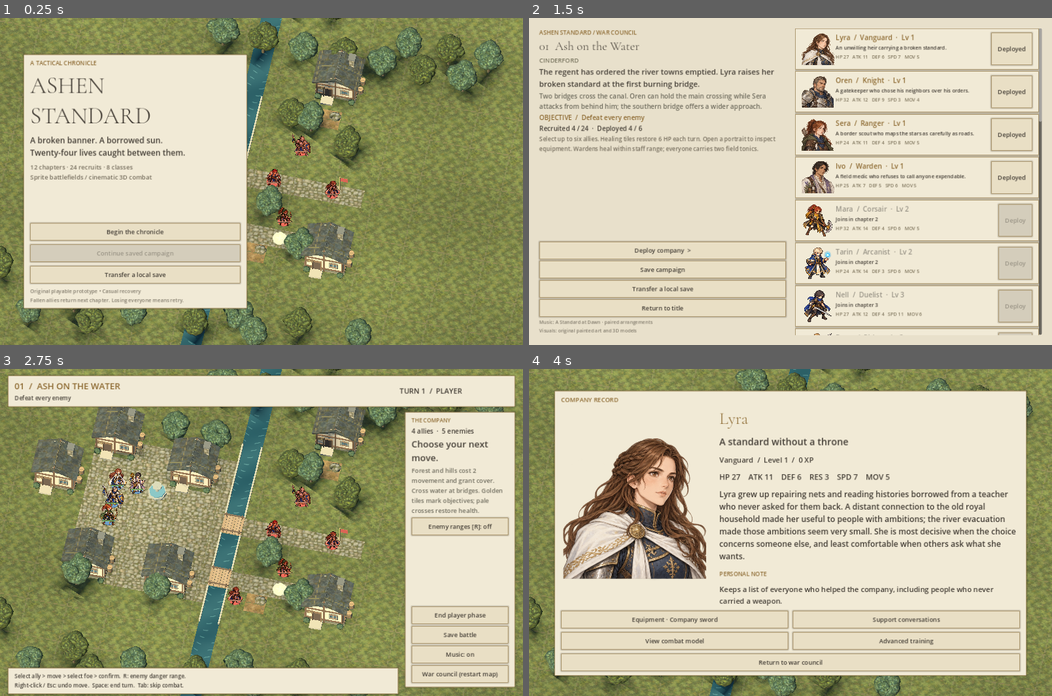
Above: before the commit, frames 1-4 (two rows, left to right).
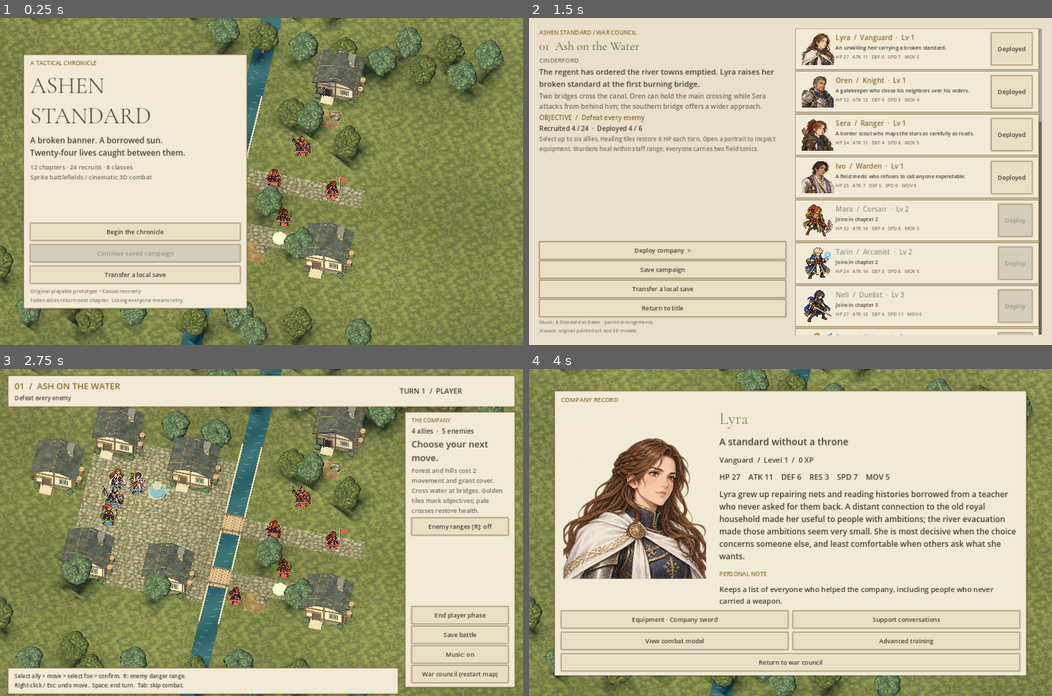
Above: after the commit, the same moments.

Repository: alexrao2000/Poem
Game: Godot game, scene res://main.tscn
Two runs of this game, one before a commit and one after it. Both use one fixed random seed, a clock stepped at 60 frames per second and the inputs below.
Inputs (mouse positions are in pixels of both pictures, inside the frame that each line leads up to):
- Up to frame 1 (0.25 s): no input
- Up to frame 2 (1.5 s): click "Begin the chronicle" at 0.5 s; click "Skip scene" at 1.25 s
- Up to frame 3 (2.75 s): click "Deploy company >" at 2 s
- Up to frame 4 (4 s): click "War council (restart map)" at 2.75 s; click (816, 398) at 3.52 s

The runs differ from the first frame. In frame 1, less than 0.1% of the frame differs, in the area x 5-95%, y 0-100%; in frame 2, nothing differs; in frame 3, less than 0.1%; in frame 4, less than 0.1%.

Commit message:
Batch static scenery by material and spatial region

Diff:
--- a/scripts/scenery.gd
+++ b/scripts/scenery.gd
@@ -1,6 +1,8 @@
 extends RefCounted
 # Shared landscape construction for the tactical board and battle stage.
 var materials: Dictionary = {}
+var batching_enabled=true
+var batcher=preload("res://scripts/static_batch.gd").new()
 var atlas: Texture2D
 var environment_atlas: Texture2D
 
@@ -196,6 +198,8 @@
  elif theme in ["harbor","aqueduct"]:
   var sea=PlaneMesh.new();sea.size=Vector2(55,35)
   mesh(parent,sea,Vector3(7,-.12,26),Vector3.ONE,water_material())
+
+ if batching_enabled:batcher.combine(parent)
 
 func landmark(parent,p,kind):
  var stone=Color("969b91");var gold=Color("bba16b")
@@ -300,6 +304,7 @@
    var shape=SphereMesh.new();shape.radius=1.2;shape.height=2.4
    var glow=material(Color("ffe3a0")).duplicate();glow.shading_mode=BaseMaterial3D.SHADING_MODE_UNSHADED
    mesh(parent,shape,center+Vector3(0,4,-12),Vector3.ONE,glow)
+ if batching_enabled:batcher.combine(parent)
  return theme
 
 func barrel(parent,p,scale_value=1.0):
--- /dev/null
+++ b/scripts/static_batch.gd
@@ -0,0 +1,56 @@
+extends RefCounted
+# Bake only explicitly static scenery. Keep small spatial groups for culling.
+const CHUNK_SIZE=8.0
+
+func combine(root: Node3D) -> Dictionary:
+ var sources=[];collect(root,Transform3D.IDENTITY,sources)
+ var groups={};var merged_sources=0;var vertices=0
+ for source in sources:
+  var node=source.node;var shape=node.mesh;var transform=source.transform
+  if transform.basis.determinant()<=0 or shape.get_surface_count()!=1:continue
+  if shape is ArrayMesh:
+   if shape.get_blend_shape_count()>0 or shape.surface_get_primitive_type(0)!=Mesh.PRIMITIVE_TRIANGLES:continue
+  elif not shape is PrimitiveMesh or shape is PointMesh:continue
+  var arrays=shape.surface_get_arrays(0).duplicate(true);var format=0
+  for i in range(arrays.size()):
+   if arrays[i]!=null and arrays[i].size()>0:format|=1<<i
+  var material=node.material_override if node.material_override!=null else node.get_active_material(0)
+  if material==null:continue
+  var chunk=Vector2i(floori(transform.origin.x/CHUNK_SIZE),floori(transform.origin.z/CHUNK_SIZE))
+  var key="%d:%d:%d:%d:%d:%d"%[material.get_instance_id(),format,chunk.x,chunk.y,node.cast_shadow,node.layers]
+  if not groups.has(key):
+   var surface=SurfaceTool.new();surface.begin(Mesh.PRIMITIVE_TRIANGLES);surface.set_material(material)
+   groups[key]={"surface":surface,"material":material,"shadow":node.cast_shadow,"layers":node.layers}
+  var points=arrays[Mesh.ARRAY_VERTEX]
+  for i in range(points.size()):points[i]=transform*points[i]
+  arrays[Mesh.ARRAY_VERTEX]=points;vertices+=points.size()
+  # SurfaceTool.append_from applies the forward basis to normals. Bake the
+  # inverse transpose explicitly so stretched foliage keeps correct lighting.
+  if arrays[Mesh.ARRAY_NORMAL]!=null:
+   var normals=arrays[Mesh.ARRAY_NORMAL];var normal_basis=transform.basis.inverse().transposed()
+   for i in range(normals.size()):normals[i]=(normal_basis*normals[i]).normalized()
+   arrays[Mesh.ARRAY_NORMAL]=normals
+  if arrays[Mesh.ARRAY_TANGENT]!=null:
+   var tangents=arrays[Mesh.ARRAY_TANGENT]
+   for i in range(0,tangents.size(),4):
+    var tangent=(transform.basis*Vector3(tangents[i],tangents[i+1],tangents[i+2])).normalized()
+    tangents[i]=tangent.x;tangents[i+1]=tangent.y;tangents[i+2]=tangent.z
+   arrays[Mesh.ARRAY_TANGENT]=tangents
+  var baked=ArrayMesh.new();baked.add_surface_from_arrays(Mesh.PRIMITIVE_TRIANGLES,arrays)
+  groups[key].surface.append_from(baked,0,Transform3D.IDENTITY)
+  node.get_parent().remove_child(node);node.queue_free();merged_sources+=1
+ for group in groups.values():
+  var node=MeshInstance3D.new();node.name="StaticScenery";node.mesh=group.surface.commit();node.material_override=group.material
+  node.cast_shadow=group.shadow;node.layers=group.layers;node.set_meta("static_batch",true);root.add_child(node)
+ var result={"sources":merged_sources,"batches":groups.size(),"vertices":vertices}
+ root.set_meta("batch_stats",result)
+ return result
+
+func collect(node: Node3D,transform: Transform3D,result: Array):
+ for child in node.get_children():
+  if not child is Node3D or child.is_queued_for_deletion() or not child.visible:continue
+  if child.get_meta("dynamic",false) or child.get_meta("static_batch",false) or child.get_script()!=null:continue
+  var relative=transform*child.transform
+  if child is MeshInstance3D and child.mesh!=null and child.get_child_count()==0 and child.skin==null:
+   result.append({"node":child,"transform":relative})
+  else:collect(child,relative,result)
--- /dev/null
+++ b/tests/test_batching.gd
@@ -0,0 +1,64 @@
+extends SceneTree
+const Batch=preload("res://scripts/static_batch.gd")
+const Scenery=preload("res://scripts/scenery.gd")
+const Rules=preload("res://scripts/rules.gd")
+func _initialize():call_deferred("run")
+func signature(node: Node3D) -> Dictionary:
+ var batch=Batch.new();var list=[]
+ # Collect baked meshes as well as original geometry for equivalence checks.
+ var queue=[{"node":node,"transform":Transform3D.IDENTITY}]
+ var triangles=0;var vertices=0;var totals=[0.0,0.0,0.0];var uv_totals=[0.0,0.0]
+ while not queue.is_empty():
+  var entry=queue.pop_back()
+  for child in entry.node.get_children():
+   if not child is Node3D or child.is_queued_for_deletion():continue
+   var transform=entry.transform*child.transform
+   if child is MeshInstance3D:
+    for surface in range(child.mesh.get_surface_count()):
+     var arrays=child.mesh.surface_get_arrays(surface);var points=arrays[Mesh.ARRAY_VERTEX]
+     vertices+=points.size()
+     triangles+=(arrays[Mesh.ARRAY_INDEX].size() if arrays[Mesh.ARRAY_INDEX]!=null else points.size())/3
+     for point in points:
+      var transformed=transform*point
+      totals[0]+=float(transformed.x);totals[1]+=float(transformed.y);totals[2]+=float(transformed.z)
+     if arrays[Mesh.ARRAY_TEX_UV]!=null:
+      for uv in arrays[Mesh.ARRAY_TEX_UV]:uv_totals[0]+=float(uv.x);uv_totals[1]+=float(uv.y)
+   queue.append({"node":child,"transform":transform})
+ return {"triangles":triangles,"vertices":vertices,"sum":Vector3(totals[0],totals[1],totals[2]),"uv_sum":Vector2(uv_totals[0],uv_totals[1])}
+func run():
+ var world=Node3D.new();root.add_child(world)
+ var shared=StandardMaterial3D.new();var surface=SurfaceTool.new();surface.begin(Mesh.PRIMITIVE_TRIANGLES)
+ surface.set_normal(Vector3.ONE.normalized());surface.add_vertex(Vector3.ZERO);surface.add_vertex(Vector3.RIGHT);surface.add_vertex(Vector3.UP)
+ var parent=Node3D.new();parent.position=Vector3(3,1,2);world.add_child(parent)
+ var shape=surface.commit()
+ for i in range(2):
+  var mesh=MeshInstance3D.new();mesh.mesh=shape;mesh.material_override=shared;mesh.scale=Vector3(2,3,4);mesh.position.x=i;parent.add_child(mesh)
+ var before=signature(world);var batch=Batch.new();var stats=batch.combine(world);var after=signature(world)
+ assert(stats.sources==2 and stats.batches==1)
+ assert(before.triangles==after.triangles and before.vertices==after.vertices and before.sum.is_equal_approx(after.sum),"Batch preserves geometry and hierarchy transforms")
+ var baked=world.get_children().filter(func(child):return child is MeshInstance3D)[0]
+ var normals=baked.mesh.surface_get_arrays(0)[Mesh.ARRAY_NORMAL]
+ assert(normals[0].distance_to(Vector3(.5,1.0/3,.25).normalized())<.0005,"Nonuniform scales use inverse-transpose normals")
+ assert(baked.material_override==shared,"Material identity preserved")
+ var dynamic=MeshInstance3D.new();dynamic.mesh=BoxMesh.new();dynamic.material_override=shared;dynamic.set_meta("dynamic",true);world.add_child(dynamic)
+ assert(batch.combine(world).sources==0 and is_instance_valid(dynamic) and dynamic.get_parent()==world,"Explicitly dynamic and already-batched meshes are left intact")
+ world.queue_free();await process_frame
+ var scenery=Scenery.new();scenery.batching_enabled=false;var game=Rules.new();var total_sources=0;var total_batches=0
+ for chapter in range(12):
+  game.chapter=chapter;world=Node3D.new();root.add_child(world);scenery.landscape(world,game)
+  before=signature(world);var began=Time.get_ticks_msec();stats=batch.combine(world);var elapsed=Time.get_ticks_msec()-began;after=signature(world)
+  assert(before.vertices==after.vertices and before.triangles==after.triangles,"All chapter geometry is retained")
+  assert(before.sum.distance_to(after.sum)<maxf(1,before.sum.length()*.000001),"Positions preserved within float accumulation error")
+  assert(before.uv_sum.distance_to(after.uv_sum)<maxf(.1,before.uv_sum.length()*.00001),"Texture coordinates preserved")
+  total_sources+=stats.sources;total_batches+=stats.batches
+  print("BATCH chapter ",chapter+1,": ",stats.sources," meshes → ",stats.batches," batches / ",elapsed," ms")
+  world.queue_free();await process_frame
+ for chapter in range(12):
+  game.chapter=chapter;world=Node3D.new();root.add_child(world);scenery.battle_landscape(world,Vector3(35,0,0),{"environment":game.info().environment})
+  before=signature(world);stats=batch.combine(world);after=signature(world)
+  assert(before.vertices==after.vertices and before.triangles==after.triangles,"Combat arenas retain all geometry")
+  assert(before.sum.distance_to(after.sum)<maxf(1,before.sum.length()*.000001),"Arena transforms retained")
+  world.queue_free();await process_frame
+ assert(total_batches<total_sources*.6,"Static mesh submissions reduced by at least forty percent")
+ print("PASS: 12 maps and 12 arenas retain vertices, triangles, UVs and transforms; correct scaled normals; ",total_sources," meshes → ",total_batches," batches")
+ quit()
--- a/tests/test_presentation.gd
+++ b/tests/test_presentation.gd
@@ -30,7 +30,7 @@
 		var arena=Node3D.new();app.add_child(arena)
 		app.scenery.battle_landscape(arena,Vector3.ZERO,{"environment":app.game.info().environment})
 		assert(arena.get_meta("environment")==app.game.info().environment,"Arena matches chapter")
-		assert(arena.get_child_count()>5,"Arena includes scenery")
+		assert(arena.get_meta("batch_stats").sources>5,"Arena includes batched scenery")
 		arena.queue_free()
 	app.game.new_campaign()
 	for unit in app.game.roster:
Not shown, added: scripts/static_batch.gd.uid
Not shown, added: tests/test_batching.gd.uid
Not shown, changed: DEVELOPMENT.md
Not shown, changed: README.md
Not shown, changed: scripts/test_local.py
